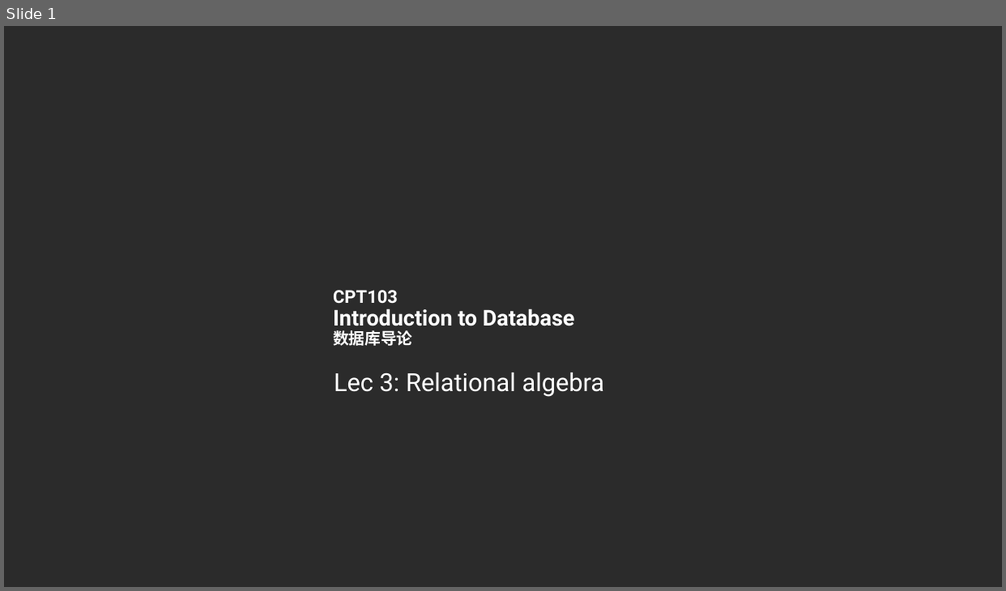
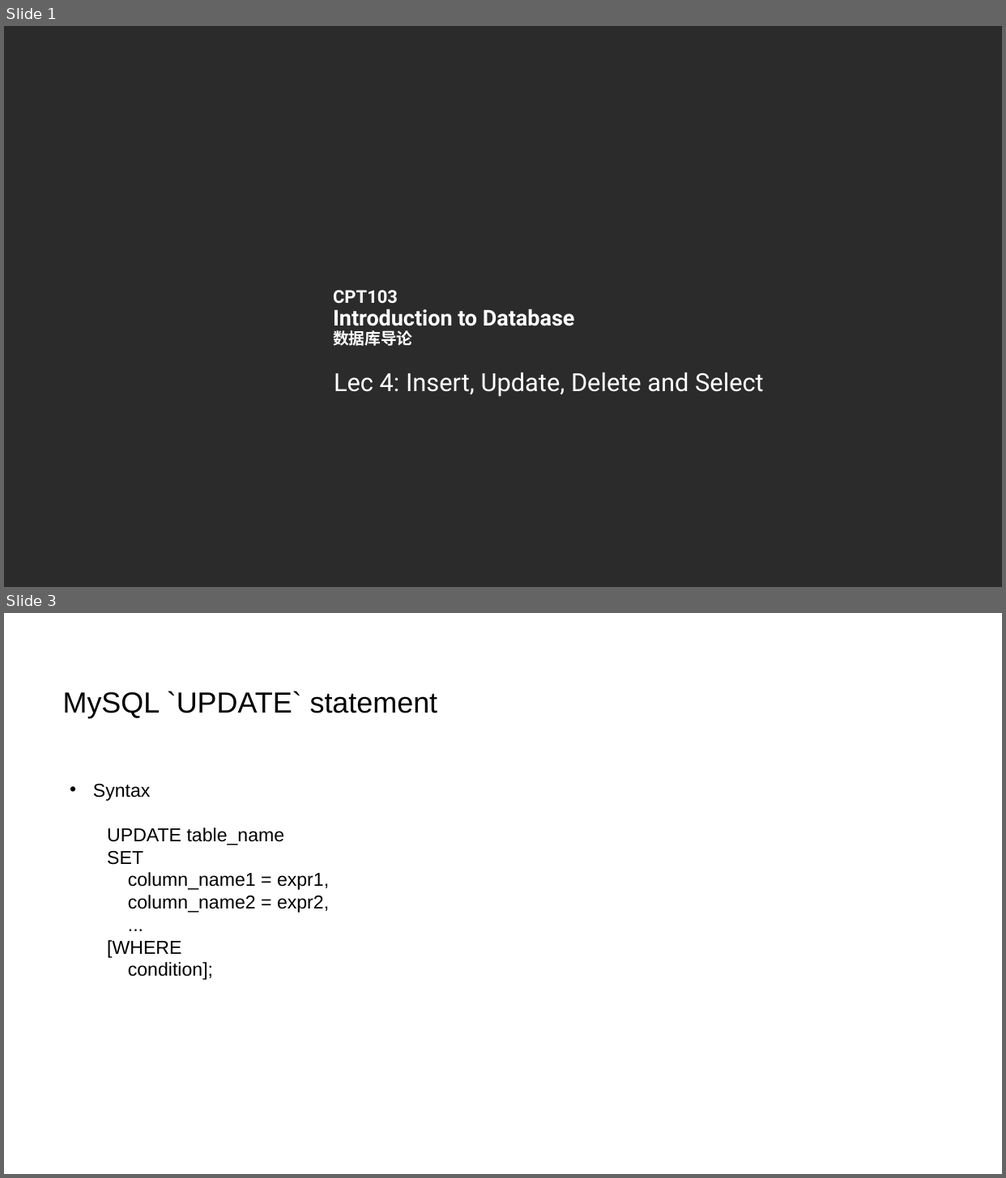
Before and after one commit to FawcettSimiyu/CPT103-Files, a slide deck: Presentation/Lec4/CPT103_Lec4.pptx. Shown one above the other, each under a label of ours: slide 1 before the commit, slides 1 and 3 after it; the slides between them are not shown. The pictures are 1006x591 and 1006x1178 pixels, drawn with LibreOffice and Linux fonts; fonts in the diff are those of the drawing; background and template pictures are left out; a plain dark background stands for a picture behind light text. Boxes give left, top, right and bottom in pixels: in the first picture for what was removed or moved away, otherwise in the second. Text is boxed around its words. In the diff, an @@ line names an element or a change of style, - is before the commit and + after.

```diff
--- a/Presentation/Lec4/CPT103_Lec4.pptx
+++ b/Presentation/Lec4/CPT103_Lec4.pptx
@@ slide 3 added at (4,613,1002,1174), background #FFFFFF @@
@@ text added at (63,691,438,718), 28 pt, text #000000 @@
+MySQL `UPDATE` statement
@@ text added at (93,784,329,980), 18 pt, text #000000 @@
+• Syntax
+  UPDATE table_name
+  SET
+  column_name1 = expr1,
+  column_name2 = expr2,
+  ...
+  [WHERE
+  condition];
@@ slide 1 changed as well @@
@@ text at (334,373,764,397): text changed @@
-Lec 3: Relational algebra
+Lec 4: Insert, Update, Delete and Select
```
Also in this commit, not shown: 2 other slides added, 32 slides removed, 4 other files.
